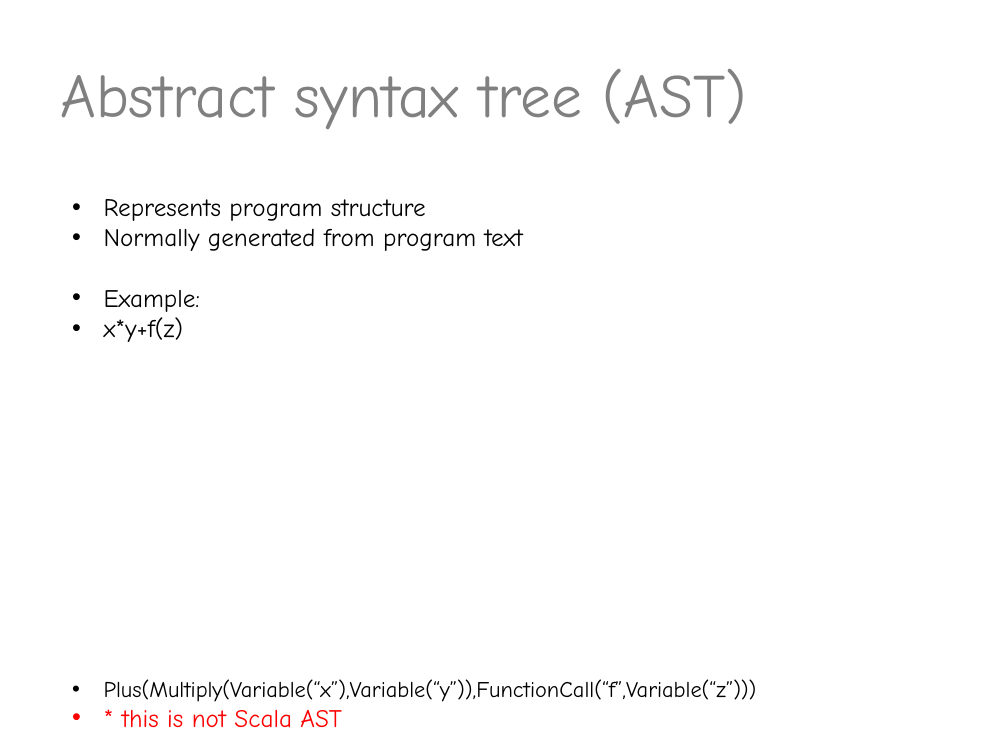
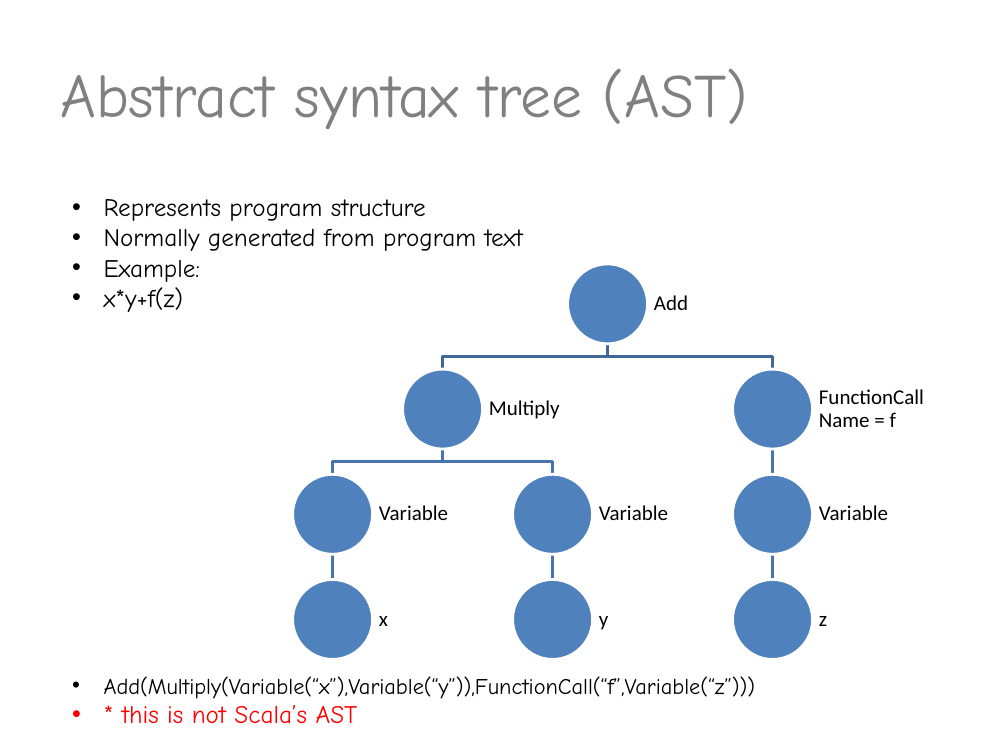
Before and after one commit to valdisxp1/scala-metaprograming-fun, a slide deck: slide 5 of Scala_metaprogramming.pptx. Drawn at 1008x756 pixels with LibreOffice and Linux fonts; fonts in the diff are those of the drawing. Boxes give left, top, right and bottom in pixels: in the first picture for what was removed or moved away, otherwise in the second. Text is boxed around its words. In the diff, an @@ line names an element or a change of style, - is before the commit and + after.

```diff
--- a/Scala_metaprogramming.pptx
+++ b/Scala_metaprogramming.pptx
@@ group added at <box>292,264,924,659</box>: 9 ellipses, 9 texts, 8 freeform shapes @@
+Add
+Multiply
+Variable
+x
+Variable
+y
+FunctionCall
+Name = f
+Variable
+z
@@ text at <box>104,676,756,724</box>: text changed @@
-• Plus(Multiply(Variable(“x”),Variable(“y”)),FunctionCall(“f”,Variable(“z”)))
-• * this is not Scala AST
+• Add(Multiply(Variable(“x”),Variable(“y”)),FunctionCall(“f”,Variable(“z”)))
+• * this is not Scala’s AST
```
Also in this commit, not shown: 1 other slide changed.
